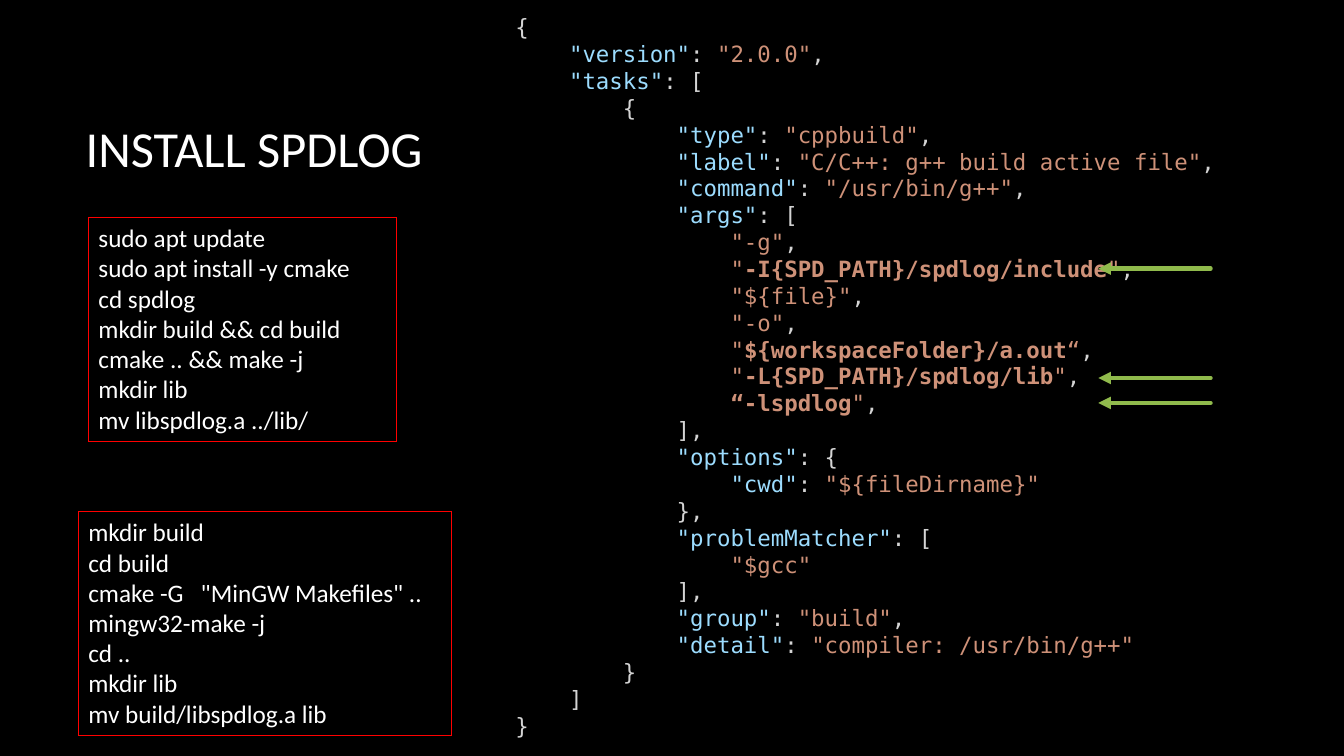
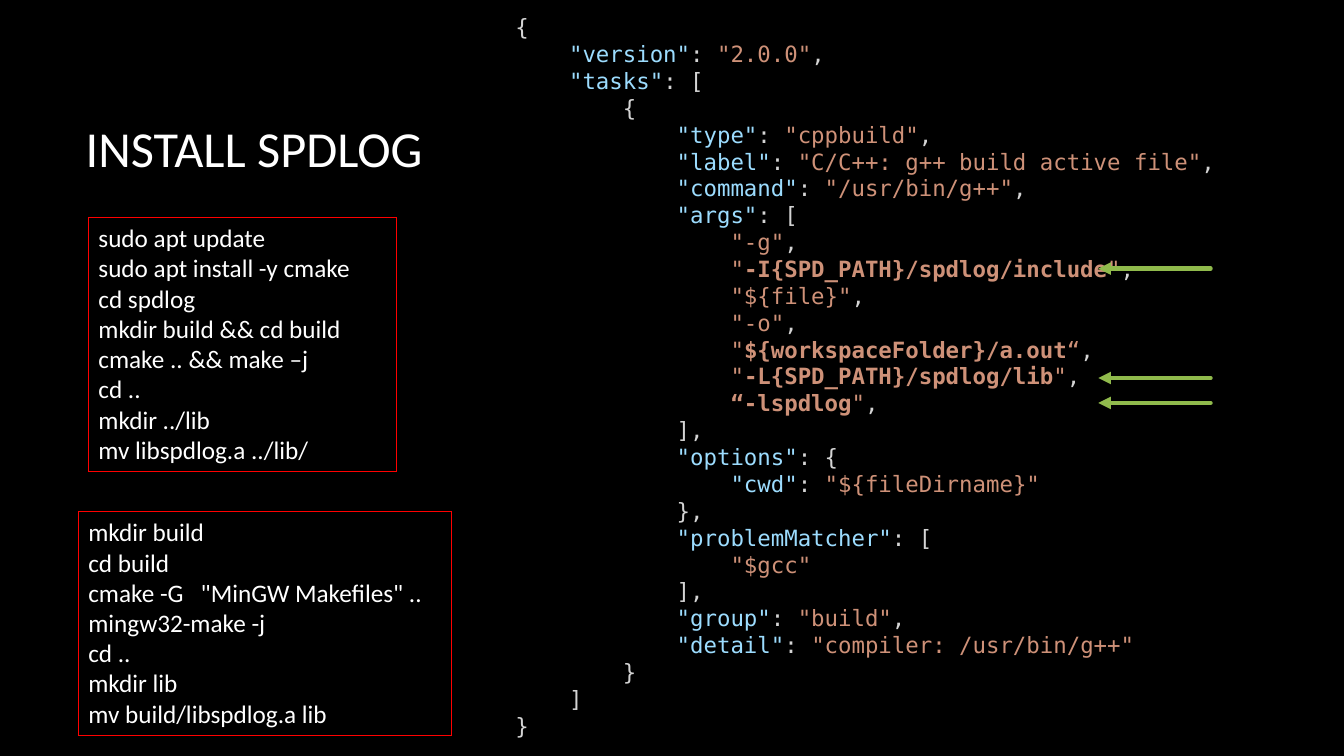
Before and after one commit to CNOCycle/cpp_tutorial, a slide deck: slide 10 of lab02/00-lab02.pptx. Drawn at 1344x756 pixels with LibreOffice and Linux fonts; fonts in the diff are those of the drawing; background and template pictures are left out. Boxes give left, top, right and bottom in pixels: in the first picture for what was removed or moved away, otherwise in the second. Text is boxed around its words. In the diff, an @@ line names an element or a change of style, - is before the commit and + after.

```diff
--- a/lab02/00-lab02.pptx
+++ b/lab02/00-lab02.pptx
@@ rectangle "sudo apt update": place and size @@
-rectangle "sudo apt update" at bbox=[89, 218, 397, 442]
+rectangle "sudo apt update" at bbox=[89, 218, 397, 472]
@@ text in rectangle at bbox=[98, 350, 309, 430]: text changed @@
-cmake .. && make -j
-mkdir lib
+cmake .. && make –j
+cd ..
+mkdir ../lib
```
Also in this commit, not shown: 1 slide added, 1 other file.
